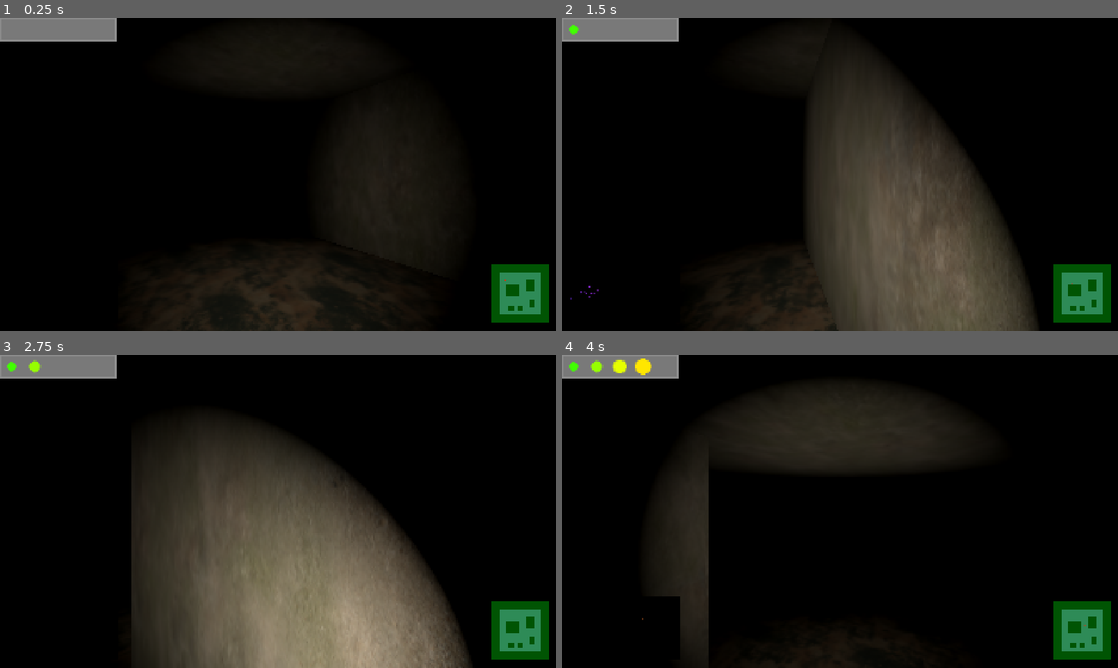
Above: before the commit, frames 1-4 (two rows, left to right).
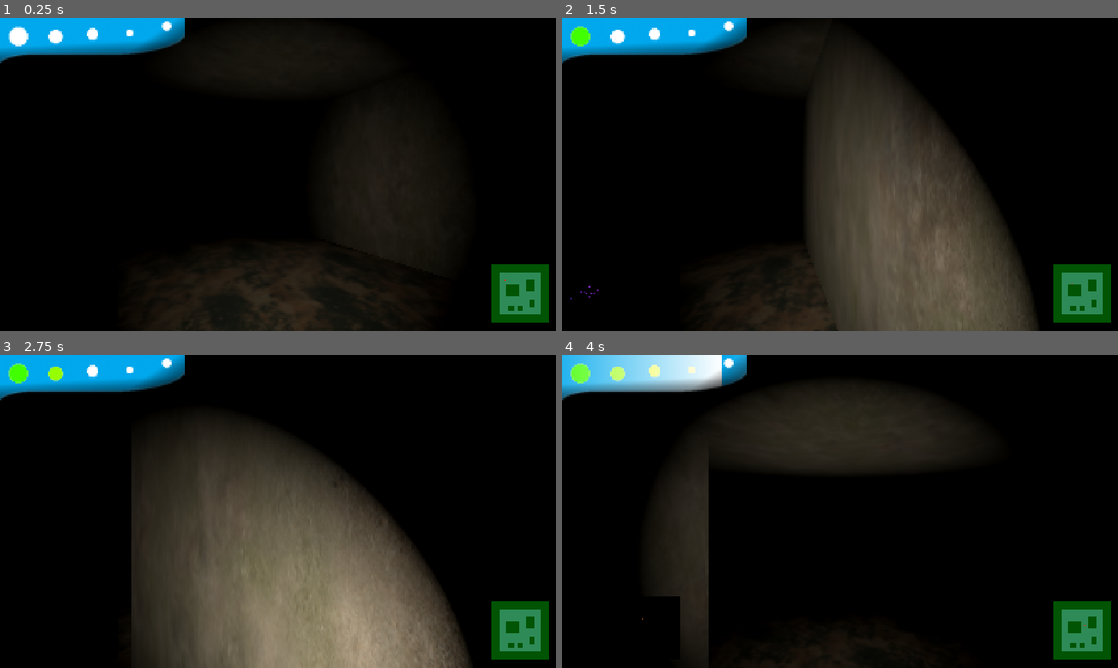
Above: after the commit, the same moments.

Repository: KoBeWi/SpaceJam2026
Game: Godot game, scene res://Game.tscn
Two runs of this game, one before a commit and one after it. Both use one fixed random seed, a clock stepped at 60 frames per second and the inputs below.
Inputs (mouse positions are in pixels of both pictures, inside the frame that each line leads up to):
- Up to frame 1 (0.25 s): no input
- Up to frame 2 (1.5 s): tap Enter (ui_accept) at 0.5, 0.77 s; move the mouse to (867, 174) at 0.52 s; hold W (forward) from 0.53 s (still down); click (867, 174) at 0.67 s; move the mouse to (812, 174) at 1.27 s
- Up to frame 3 (2.75 s): keep holding W (forward); tap Enter (ui_accept) at 1.52 s; move the mouse to (289, 505) at 2.02 s
- Up to frame 4 (4 s): keep holding W (forward); move the mouse to (834, 517) at 2.77 s; click (834, 517) at 2.92 s; tap Enter (ui_accept) at 3.02, 3.77 s; move the mouse to (878, 514) at 3.52 s

The runs differ from the first frame. In frame 1, 3.8% of the frame differs, in the area x 0-34%, y 0-15%; in frame 2, 3.8%; in frame 3, 3.8%; in frame 4, 3.8%.

Commit message:
wkurzające bipanie

Diff:
--- a/Game.gd
+++ b/Game.gd
@@ -7,6 +7,8 @@
 
 @onready var player: CharacterBody3D = $Player
 @onready var duch_orbital: Marker3D = %DuchOrbital
+@onready var beeper: AudioStreamPlayer = %Beeper
+@onready var proximanimator: AnimationPlayer = %Proximanimator
 
 func _enter_tree() -> void:
 	var level_instance: Node3D = level.instantiate()
@@ -25,19 +27,34 @@
 	var dp: Vector2 = %Minimap.level.pick_random() * 2
 	duch.position = Vector3(dp.x + 1, 0.5, dp.y + 1)
 
+var beeper_max: float
+var beeper_current: float
+
 func _process(delta: float) -> void:
 	var dist := player.global_position.distance_to(duch_orbital.global_position)
 	if dist < 3:
 		proximer.value = 5
+		beeper_max = 0.5
 	elif dist < 7:
 		proximer.value = 4
+		beeper_max = 1.0
 	elif dist < 10:
 		proximer.value = 4
+		beeper_max = 2.0
 	elif dist < 14:
 		proximer.value = 3
+		beeper_max = 4.0
 	elif dist < 18:
 		proximer.value = 2
+		beeper_max = 8.0
 	elif dist < 24:
 		proximer.value = 1
+		beeper_max = 16.0
 	else:
 		proximer.value = 0
+		beeper_max = INF
+
+	beeper_current += delta
+	if beeper_current >= beeper_max:
+		proximanimator.play(&"Beep")
+		beeper_current = 0
--- a/Game.tscn
+++ b/Game.tscn
@@ -10,6 +10,7 @@
 [ext_resource type="Texture2D" uid="uid://dt3fnvecekspq" path="res://Ghost.png" id="6_r0x5m"]
 [ext_resource type="Texture2D" uid="uid://d3gklk5vbw11" path="res://ProximerPanel.png" id="7_yx171"]
 [ext_resource type="Texture2D" uid="uid://cwihnrx7s5fgr" path="res://Proximer.png" id="8_yhmtn"]
+[ext_resource type="AudioStream" uid="uid://bk5gi0ae1q6h" path="res://Beeper.wav" id="9_yhmtn"]
 
 [sub_resource type="Environment" id="Environment_0xref"]
 background_mode = 1
@@ -24,6 +25,96 @@
 
 [sub_resource type="ViewportTexture" id="ViewportTexture_r0x5m"]
 viewport_path = NodePath("RayDraw/SubViewport")
+
+[sub_resource type="Shader" id="Shader_gwjdr"]
+code = "shader_type canvas_item;
+
+uniform float beep : hint_range(0.0, 1.0, 0.01);
+
+void fragment() {
+	COLOR.rgb = mix(COLOR.rgb, vec3(1, 1, 1), mod(UV.x - beep, 1));
+}
+"
+
+[sub_resource type="ShaderMaterial" id="ShaderMaterial_yhmtn"]
+shader = SubResource("Shader_gwjdr")
+shader_parameter/beep = 0.0
+
+[sub_resource type="Animation" id="Animation_yhmtn"]
+resource_name = "Beep"
+step = 0.1
+tracks/0/type = "audio"
+tracks/0/imported = false
+tracks/0/enabled = true
+tracks/0/path = NodePath("%Beeper")
+tracks/0/interp = 1
+tracks/0/loop_wrap = true
+tracks/0/keys = {
+"clips": [{
+"end_offset": 0.0,
+"start_offset": 0.0,
+"stream": ExtResource("9_yhmtn")
+}],
+"times": PackedFloat32Array(0)
+}
+tracks/0/use_blend = true
+tracks/1/type = "value"
+tracks/1/imported = false
+tracks/1/enabled = true
+tracks/1/path = NodePath(".:material:shader_parameter/beep")
+tracks/1/interp = 1
+tracks/1/loop_wrap = true
+tracks/1/keys = {
+"times": PackedFloat32Array(0, 0.6),
+"transitions": PackedFloat32Array(1, 1),
+"update": 0,
+"values": [0.0, 0.999999977648]
+}
+tracks/2/type = "value"
+tracks/2/imported = false
+tracks/2/enabled = true
+tracks/2/path = NodePath(".:use_parent_material")
+tracks/2/interp = 1
+tracks/2/loop_wrap = true
+tracks/2/keys = {
+"times": PackedFloat32Array(0, 0.6),
+"transitions": PackedFloat32Array(1, 1),
+"update": 1,
+"values": [false, true]
+}
+
+[sub_resource type="Animation" id="Animation_gwjdr"]
+length = 0.001
+tracks/0/type = "value"
+tracks/0/imported = false
+tracks/0/enabled = true
+tracks/0/path = NodePath(".:material:shader_parameter/beep")
+tracks/0/interp = 1
+tracks/0/loop_wrap = true
+tracks/0/keys = {
+"times": PackedFloat32Array(0),
+"transitions": PackedFloat32Array(1),
+"update": 0,
+"values": [0.0]
+}
+tracks/1/type = "value"
+tracks/1/imported = false
+tracks/1/enabled = true
+tracks/1/path = NodePath(".:use_parent_material")
+tracks/1/interp = 1
+tracks/1/loop_wrap = true
+tracks/1/keys = {
+"times": PackedFloat32Array(0),
+"transitions": PackedFloat32Array(1),
+"update": 1,
+"values": [true]
+}
+
+[sub_resource type="AnimationLibrary" id="AnimationLibrary_lvtmh"]
+_data = {
+&"Beep": SubResource("Animation_yhmtn"),
+&"RESET": SubResource("Animation_gwjdr")
+}
 
 [sub_resource type="SphereShape3D" id="SphereShape3D_cauhl"]
 
@@ -103,13 +194,24 @@
 
 [node name="Proximer" type="TextureProgressBar" parent="UI" unique_id=2044026025]
 unique_name_in_owner = true
+material = SubResource("ShaderMaterial_yhmtn")
+use_parent_material = true
 layout_mode = 0
 offset_right = 100.0
 offset_bottom = 20.0
 scale = Vector2(4, 4)
 max_value = 5.0
+value = 5.0
 texture_under = ExtResource("7_yx171")
 texture_progress = ExtResource("8_yhmtn")
+
+[node name="Beeper" type="AudioStreamPlayer" parent="UI/Proximer" unique_id=1436811264]
+unique_name_in_owner = true
+max_polyphony = 2
+
+[node name="Proximanimator" type="AnimationPlayer" parent="UI/Proximer" unique_id=145594384]
+unique_name_in_owner = true
+libraries/ = SubResource("AnimationLibrary_lvtmh")
 
 [node name="Ghost" type="CharacterBody3D" parent="." unique_id=2062454181]
 transform = Transform3D(1, 0, 0, 0, 1, 0, 0, 0, 1, 0, 0, 2.5422952)
Not shown, added: Beeper.wav.import
Binary file changed: Proximer.png
Binary file changed: ProximerPanel.png
Not shown, added: Beeper.wav
